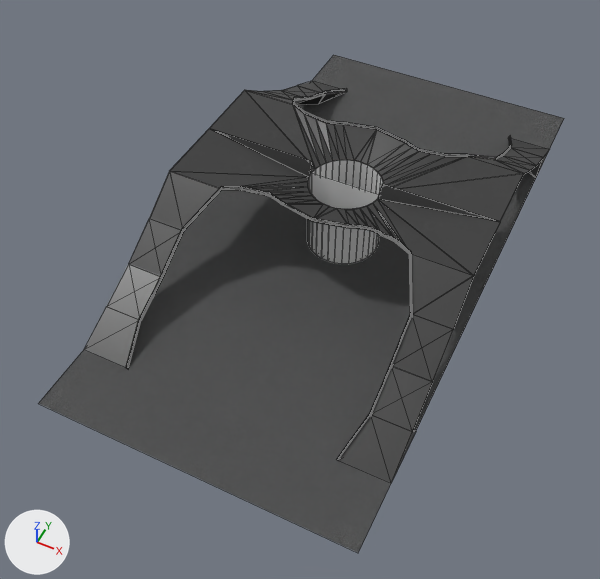
Before and after pictures for a commit that changed the FBX model source/Assets/Models/arena/field/export.fbx.
Both versions are drawn from a camera (50 mm lens) standing at (6.35, -15.38, 16.41) and looking at (-0.32, -2.04, -0.27). Lighting does not change. The marker at lower left points along +X, +Y and +Z. Mesh edges are drawn as thin lines.

Objects in the first picture: 'Carpet', 'Divider', 'Generator', 'Ramp0', 'Ramp1', 'Ramp2', 'Ramp3'.
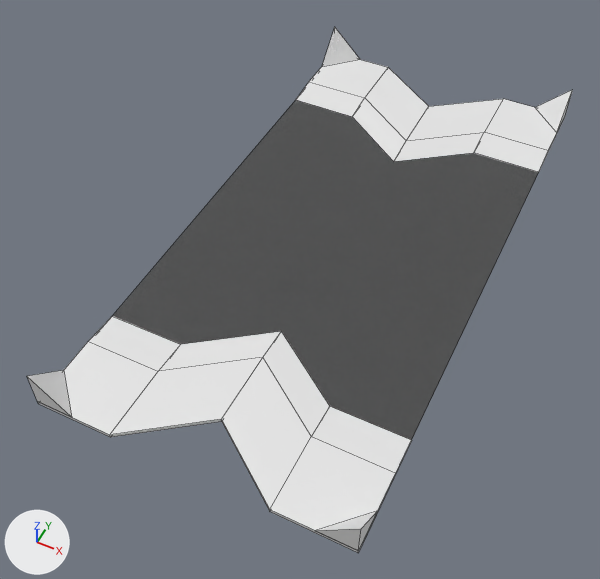
Patch to the scene script:
```diff
--- a/source/Assets/Models/arena/field/export.fbx.py
+++ b/source/Assets/Models/arena/field/export.fbx.py
@@ me_carpet @@
 me_carpet.from_pydata(...)  # 4 vertices, 1 face; spans x -4.1..4.1, y -8.2..8.2, z 0.0
-me_carpet.vertices[0].co = (-4.1, -8.2, 0.0)  # pixel (38, 403)
-me_carpet.vertices[1].co = (4.1, -8.2, 0.0)  # pixel (358, 553)
-me_carpet.vertices[2].co = (-4.1, 8.2, 0.0)  # pixel (333, 54)
-me_carpet.vertices[3].co = (4.1, 8.2, 0.0)  # pixel (564, 118)
+# me_carpet part 1
+me_carpet.vertices[0].co = (-4.1, -5.9, 0.0)  # pixel (95, 335)
+me_carpet.vertices[1].co = (4.1, -5.9, 0.0)  # pixel (399, 464)
+me_carpet.vertices[2].co = (-4.1, 5.9, 0.0)  # pixel (305, 88)
+me_carpet.vertices[3].co = (4.1, 5.9, 0.0)  # pixel (545, 158)
 me_carpet.materials.append(mat_carpet_material)
@@ me_plane @@
+me_plane.from_pydata([(0.0, -1.0, 0.0), (-1.0, 0.0, 0.0), (0.0, 0.0, 0.0), (0.0, 0.0, 1.0)], [], [(1, 2, 0), (1, 0, 3), (1, 3, 2), (2, 3, 0)])
@@ me_platform @@
+me_platform.from_pydata([(-2.06, -3.5, -0.05), (-2.06, -2.5, 0.05), (-2.06, -0.5, -0.05), (-2.06, -0.5, 0.05), (2.06, -2.0, -0.05), (2.06, -1.0, 0.05), (2.06, 1.0, -0.05), (2.06, 1.0, 0.05), (0.0, 1.0, -0.05), (0.0, 1.0, 0.05), (0.0, -2.0, -0.05), (0.0, -1.0, 0.05)], [], [(0, 1, 3, 2), (8, 9, 7, 6), (6, 7, 5, 4), (10, 11, 1, 0), (8, 6, 4, 10), (9, 3, 1, 11), (7, 9, 11, 5), (2, 8, 10, 0), (4, 5, 11, 10), (2, 3, 9, 8)])
@@ ob_ramp0 @@
-ob_ramp0 = bpy.data.objects.new('Ramp0', me_ramp)
@@ ob_ramp2 @@
-ob_ramp2 = bpy.data.objects.new('Ramp2', me_ramp)
@@ ob_generator @@
-ob_generator = bpy.data.objects.new('Generator', me_generator)
@@ ob_ramp1 @@
-ob_ramp1 = bpy.data.objects.new('Ramp1', me_ramp)
@@ ob_divider @@
-ob_divider = bpy.data.objects.new('Divider', me_divider)
@@ ob_ramp3 @@
-ob_ramp3 = bpy.data.objects.new('Ramp3', me_ramp)
@@ ob_corner3 @@
+ob_corner3 = bpy.data.objects.new('Corner3', me_plane)
+ob_corner3.location = (4.12, -8.23, 0.1)
+ob_corner3.rotation_euler = (0.0, 3.142, 0.0)  # degrees (0, 180, 0)
+ob_corner3.scale = (-1.0, -1.0, -1.0)
@@ ob_platform0 @@
+ob_platform0 = bpy.data.objects.new('Platform0', me_platform)
+ob_platform0.location = (2.06, 7.23, 0.05)
@@ ob_platform2 @@
+ob_platform2 = bpy.data.objects.new('Platform2', me_platform)
+ob_platform2.location = (-2.06, -7.23, 0.05)
+ob_platform2.rotation_euler = (0.0, 0.0, -3.142)  # degrees (0, 0, -180)
@@ ob_corner1 @@
+ob_corner1 = bpy.data.objects.new('Corner1', me_plane)
+ob_corner1.location = (-4.12, 8.23, 0.1)
+ob_corner1.rotation_euler = (-3.142, 0.0, 0.0)  # degrees (-180, 0, 0)
+ob_corner1.scale = (-1.0, -1.0, -1.0)
@@ ob_platform3 @@
+ob_platform3 = bpy.data.objects.new('Platform3', me_platform)
+ob_platform3.location = (2.06, -7.23, 0.05)
+ob_platform3.rotation_euler = (0.0, 3.142, 0.0)  # degrees (0, 180, 0)
+ob_platform3.scale = (-1.0, -1.0, -1.0)
@@ ob_corner0 @@
+ob_corner0 = bpy.data.objects.new('Corner0', me_plane)
+ob_corner0.location = (4.12, 8.23, 0.1)
@@ ob_platform1 @@
+ob_platform1 = bpy.data.objects.new('Platform1', me_platform)
+ob_platform1.location = (-2.06, 7.23, 0.05)
+ob_platform1.rotation_euler = (-3.142, 0.0, 0.0)  # degrees (-180, 0, 0)
+ob_platform1.scale = (-1.0, -1.0, -1.0)
@@ ob_corner2 @@
+ob_corner2 = bpy.data.objects.new('Corner2', me_plane)
+ob_corner2.location = (-4.12, -8.23, 0.1)
+ob_corner2.rotation_euler = (0.0, 0.0, -3.142)  # degrees (0, 0, -180)
```

What differs and where, as boxes [x1, y1, x2, y2] in the pictures (600 x 579 px):
'Carpet', reshaped
    before: [38, 55, 564, 553]
    after: [113, 100, 539, 440]
'Platform3', added
    after: [222, 331, 412, 553]
'Ramp2', deleted
    before: [312, 184, 500, 483]
'Platform2', added
    after: [37, 316, 281, 437]
'Ramp3', deleted
    before: [84, 128, 330, 369]
'Ramp0', deleted
    before: [361, 127, 549, 222]
'Ramp1', deleted
    before: [210, 81, 377, 173]
'Platform0', added
    after: [394, 99, 565, 172]
'Platform1', added
    after: [296, 60, 429, 162]
'Generator', deleted
    before: [307, 160, 383, 264]
'Divider', deleted
    before: [311, 173, 379, 243]
'Corner2', added
    after: [27, 370, 72, 417]
'Corner3', added
    after: [315, 511, 377, 551]
'Corner1', added
    after: [322, 28, 360, 67]
'Corner0', added
    after: [535, 90, 572, 132]
